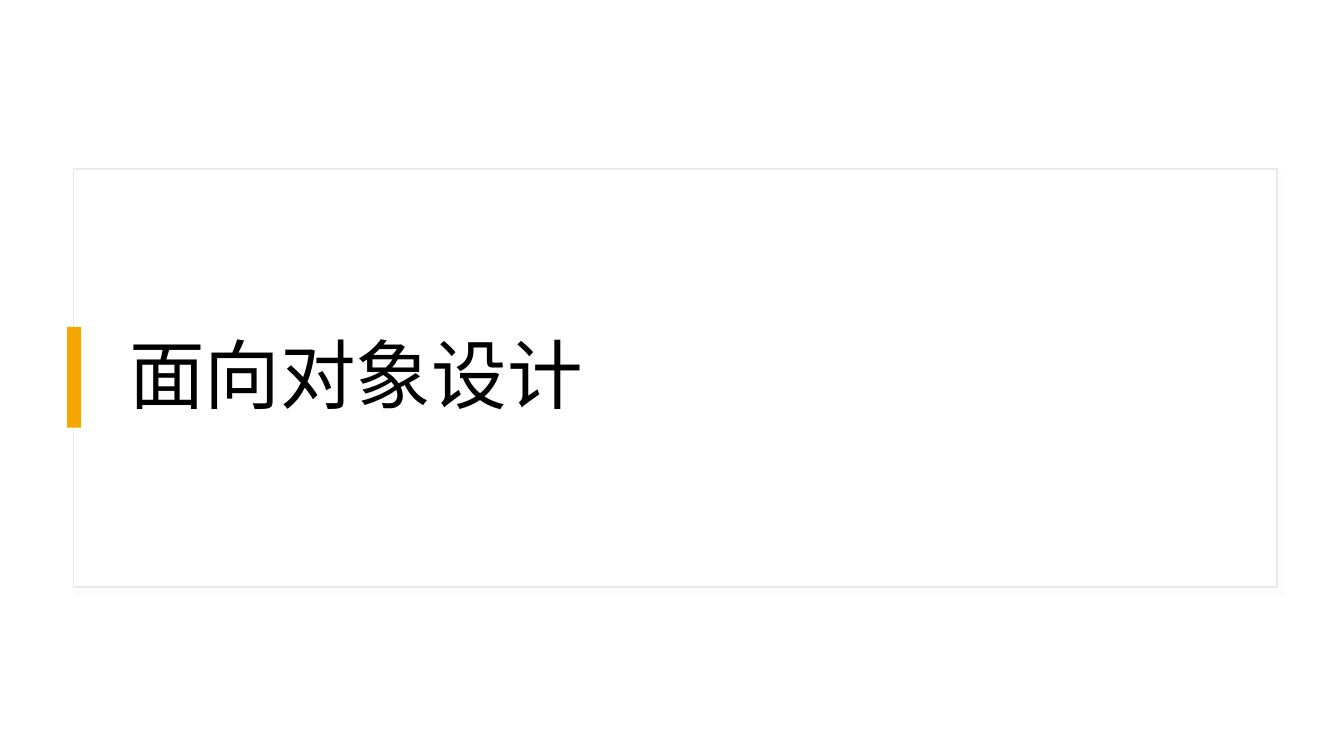
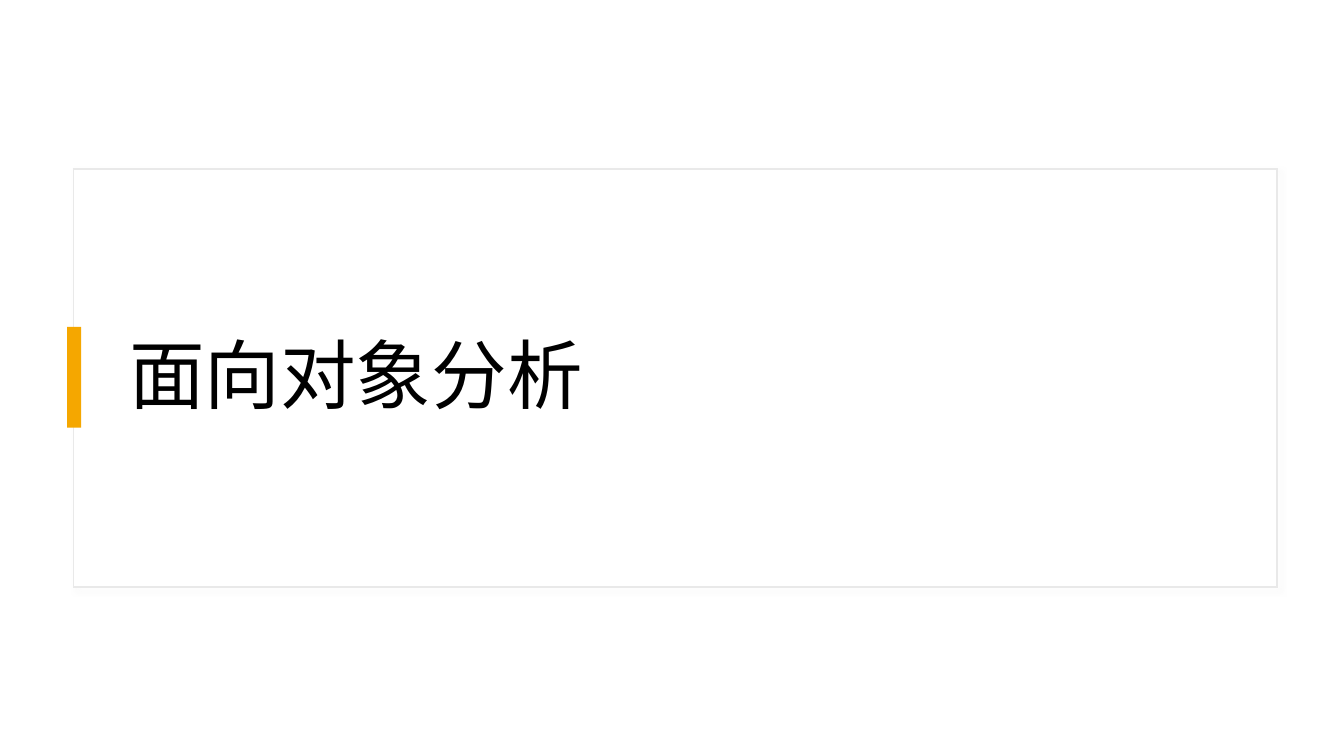
Before and after one commit to Fisheory/PKUExpress, a slide deck: slide 3 of 第二阶段/课堂演示ppt.pptx. Drawn at 1344x756 pixels with LibreOffice and Linux fonts; fonts in the diff are those of the drawing. Boxes give left, top, right and bottom in pixels: in the first picture for what was removed or moved away, otherwise in the second. Text is boxed around its words. In the diff, an @@ line names an element or a change of style, - is before the commit and + after.

Commit message:
update ppt

```diff
--- a/第二阶段/课堂演示ppt.pptx
+++ b/第二阶段/课堂演示ppt.pptx
@@ title at (129,339,583,409): text changed @@
-面向对象设计
+面向对象分析
```
Also in this commit, not shown: 1 other slide changed.
